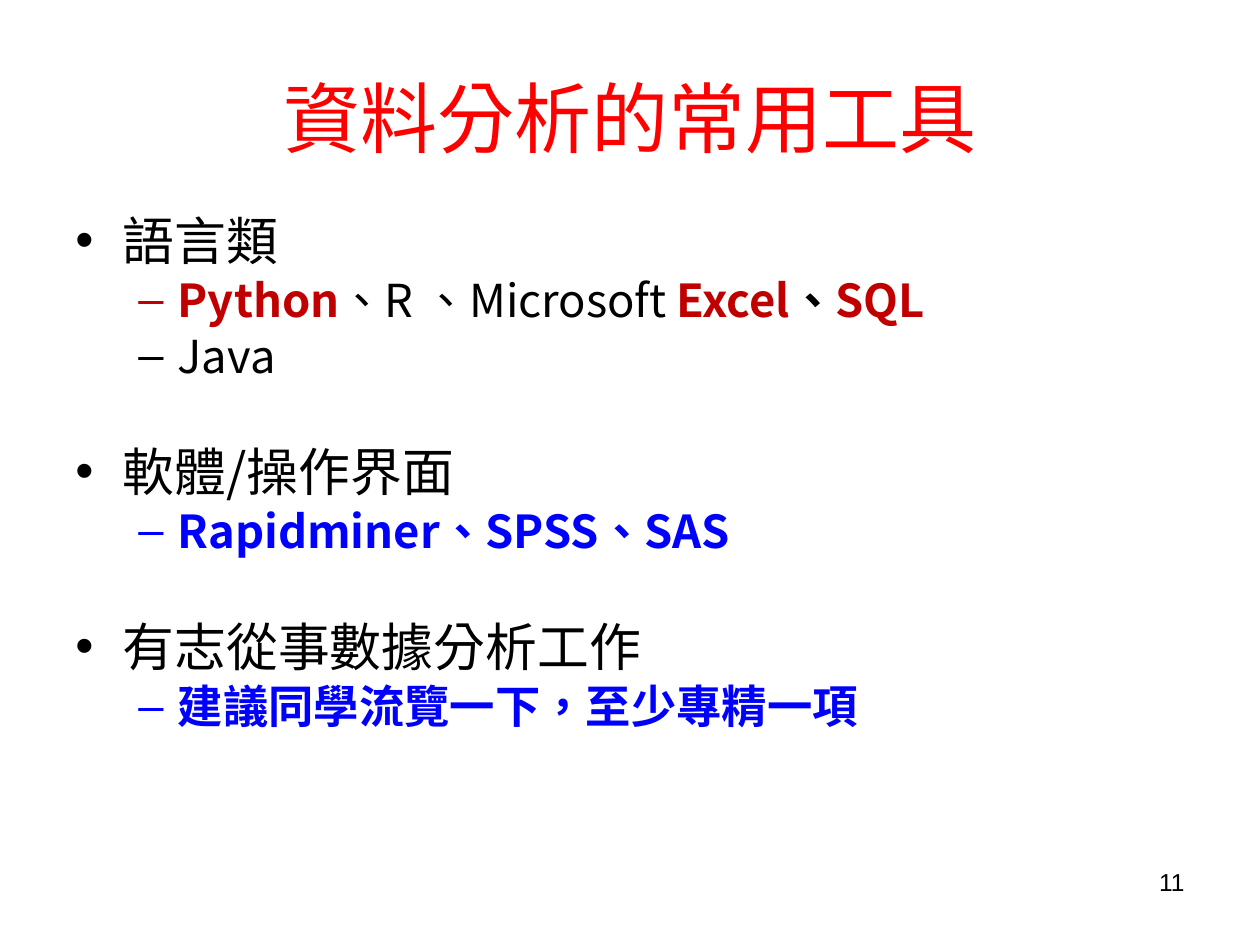
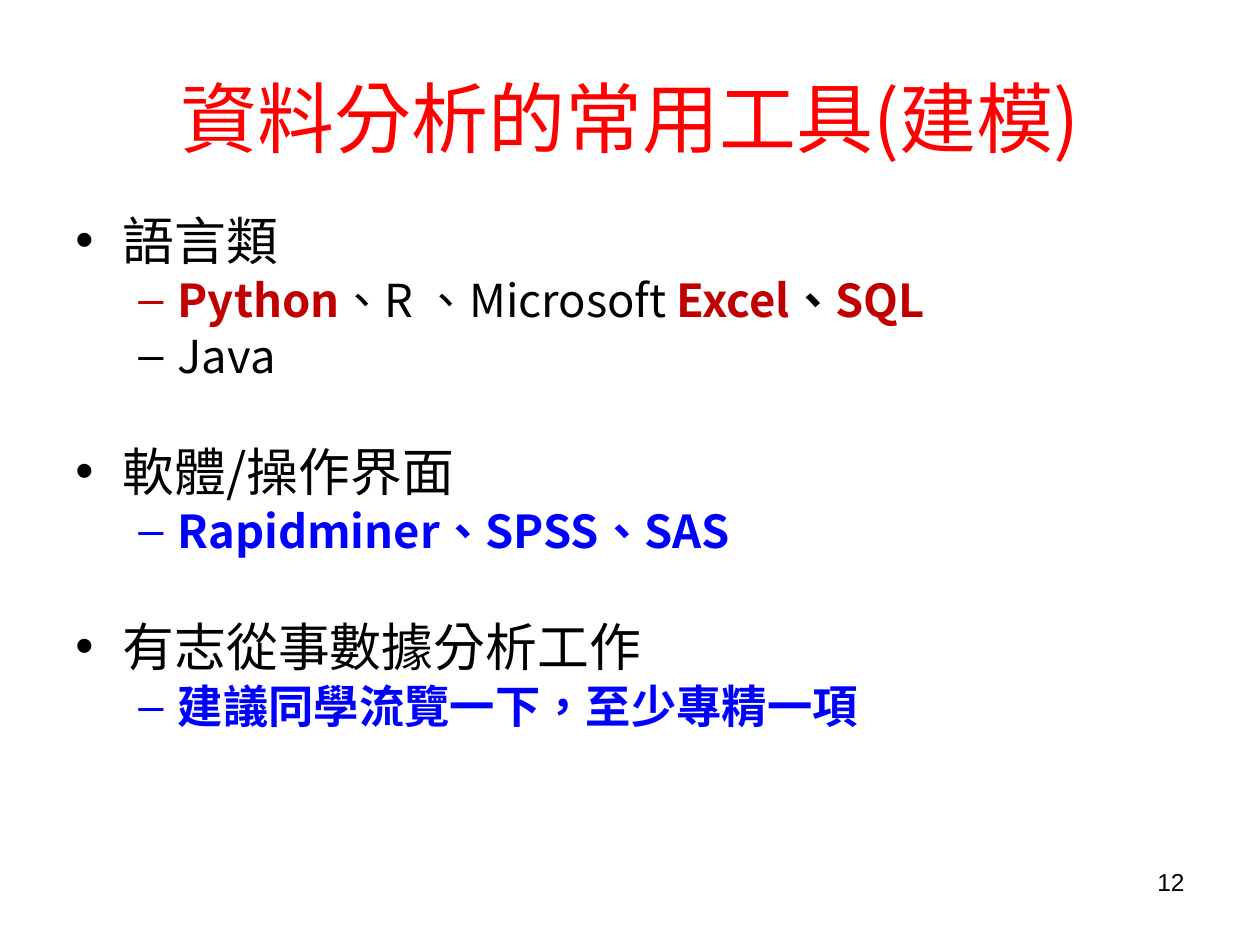
Before and after one commit to chih-chengwu/Chinese_Big_Data_Analysis_for_intelligence_medical_MD, a slide deck: slide 12 of 1.第一週Overview_智慧醫療大數據_BigDataForIntelligence_Medicine.ppt (slide 11 before the commit). Drawn at 1260x945 pixels with LibreOffice and Linux fonts; fonts in the diff are those of the drawing; background and template pictures are left out. Boxes give left, top, right and bottom in pixels: in the first picture for what was removed or moved away, otherwise in the second. Text is boxed around its words. In the diff, an @@ line names an element or a change of style, - is before the commit and + after.

```diff
--- a/1.第一週Overview_智慧醫療大數據_BigDataForIntelligence_Medicine.ppt
+++ b/1.第一週Overview_智慧醫療大數據_BigDataForIntelligence_Medicine.ppt
@@ title at (180, 82, 1080, 162): text changed @@
-資料分析的常用工具
+資料分析的常用工具(建模)
@@ page number at (1157, 874, 1184, 891): text changed @@
-11
+12
```
Also in this commit, not shown: 4 other slides changed, 1 slide added, 6 other files.
